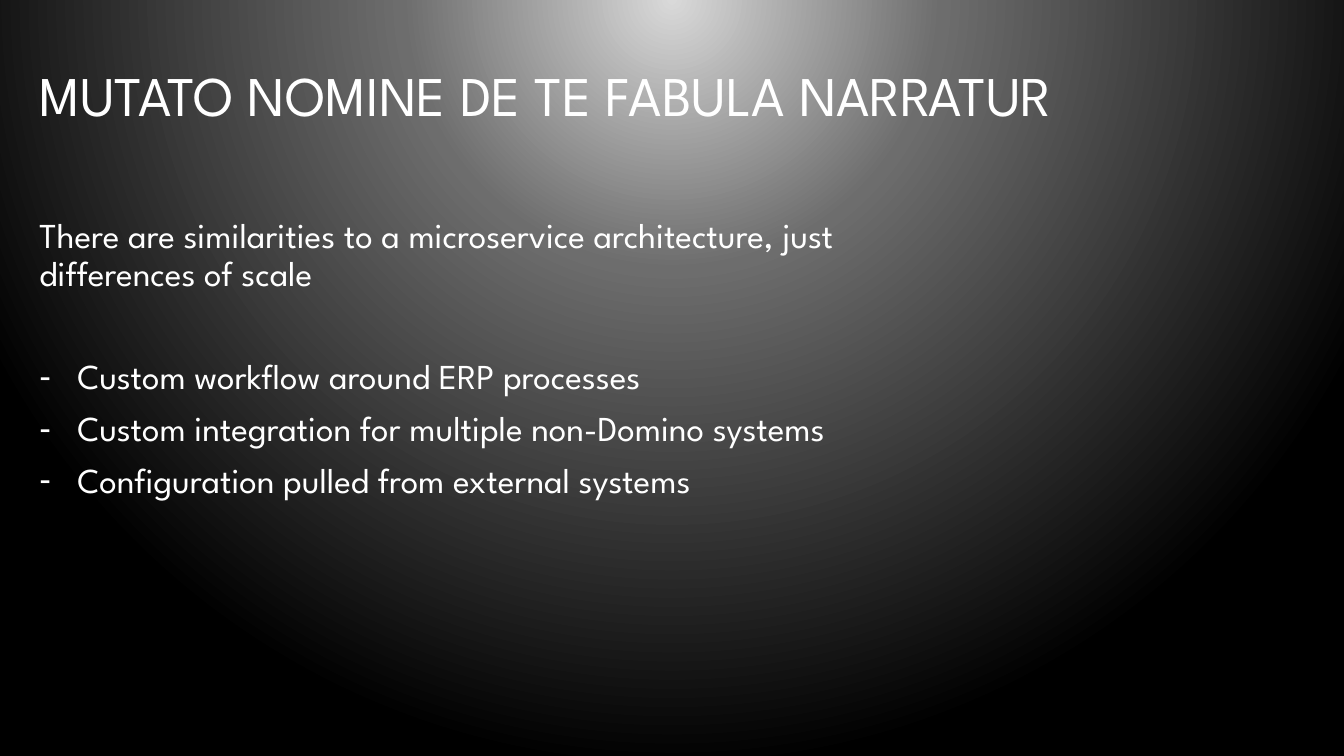
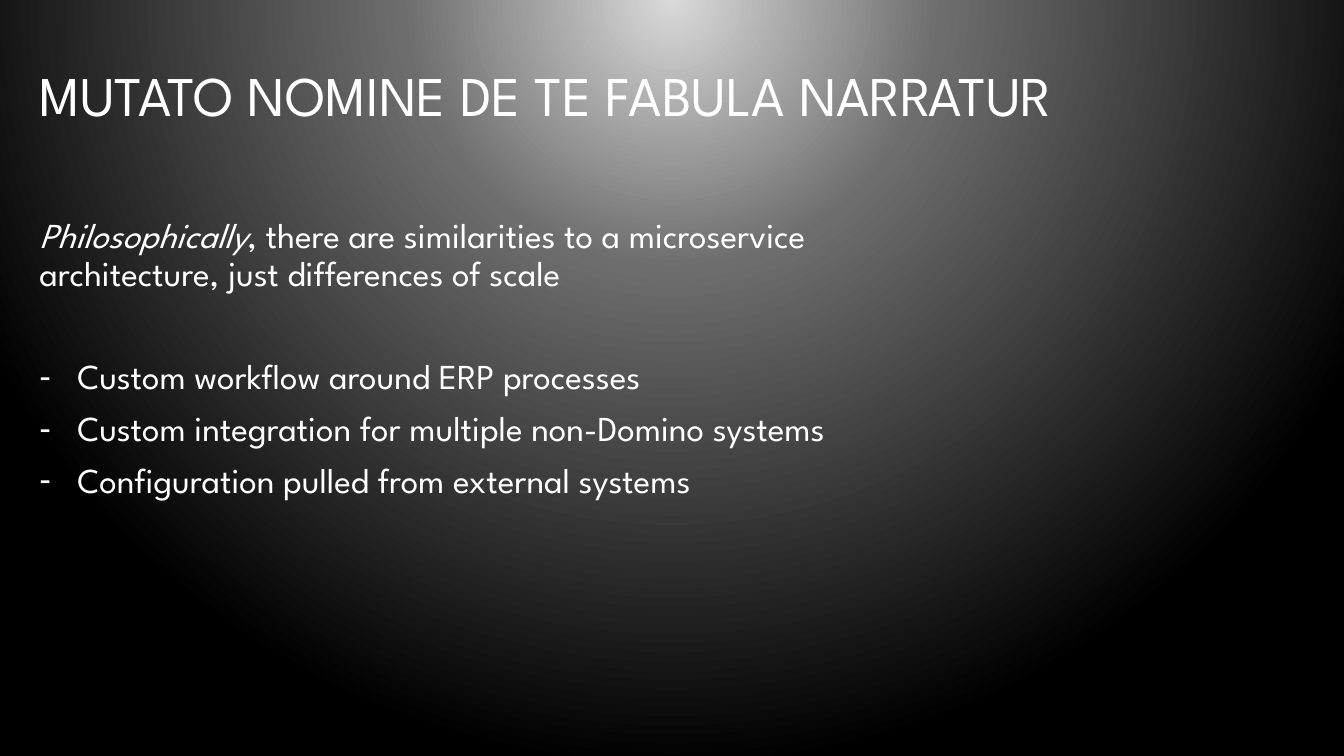
Before and after one commit to bleedingcode/domino-js-masterclass, a slide deck: slide 9 of presentation/8598 Domino and JS.pptx. Drawn at 1344x756 pixels with LibreOffice and Linux fonts; fonts in the diff are those of the drawing; background and template pictures are left out. Boxes give left, top, right and bottom in pixels: in the first picture for what was removed or moved away, otherwise in the second. Text is boxed around its words. In the diff, an @@ line names an element or a change of style, - is before the commit and + after.

Commit message:
- Updates to Presentation

```diff
--- a/presentation/8598 Domino and JS.pptx
+++ b/presentation/8598 Domino and JS.pptx
@@ text at [39, 224, 805, 294]: text changed @@
-There are similarities to a microservice architecture, just differences of scale
+Philosophically, there are similarities to a microservice architecture, just differences of scale
```
Also in this commit, not shown: 1 other slide changed, 1 other file.
